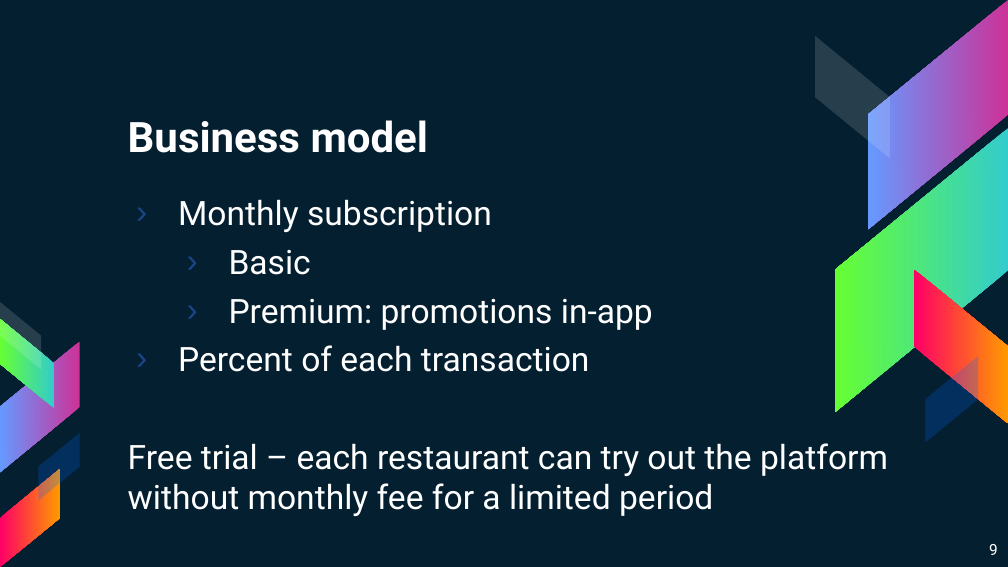
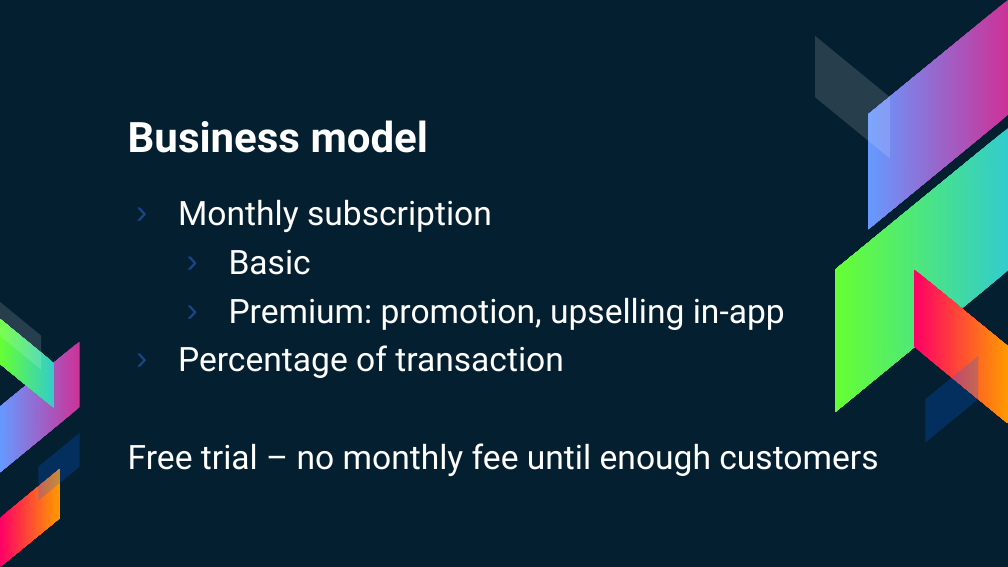
Before and after one commit to superhp/restaurant-as-a-service, a slide deck: slide 9 of PitchWaiterless.pptx. Drawn at 1008x567 pixels with LibreOffice and Linux fonts; fonts in the diff are those of the drawing. Boxes give left, top, right and bottom in pixels: in the first picture for what was removed or moved away, otherwise in the second. Text is boxed around its words. In the diff, an @@ line names an element or a change of style, - is before the commit and + after.

```diff
--- a/PitchWaiterless.pptx
+++ b/PitchWaiterless.pptx
@@ text at [128, 297, 878, 476]: text changed @@
-  › Premium: promotions in-app
-› Percent of each transaction
-Free trial – each restaurant can try out the platform without monthly fee for a limited period
+  › Premium: promotion, upselling in-app
+› Percentage of transaction
+Free trial – no monthly fee until enough customers
@@ page number removed at [989, 544, 998, 555] @@
-9
```
Also in this commit, not shown: 20 other slides changed, 2 slides added, 1 slide removed, 1 other file.
